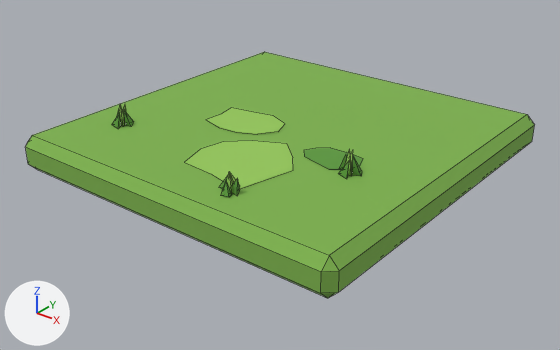
Before and after pictures for a commit that changed the FBX model client/CityBuilder/Assets/_Project/Art/Resources/Models/common/tile_grass.fbx.
Both versions are drawn from a 50 mm camera at (1.201, -1.534, 0.792) aimed at (0.019, -0.056, -0.125). Every picture has the same lights, and +X, +Y and +Z are marked at lower left. The older version comes first. Mesh edges are drawn as thin lines. Where no turn or scale is listed for an object, it has been applied to the vertices.

In view in the first picture: 'tile_grass'.
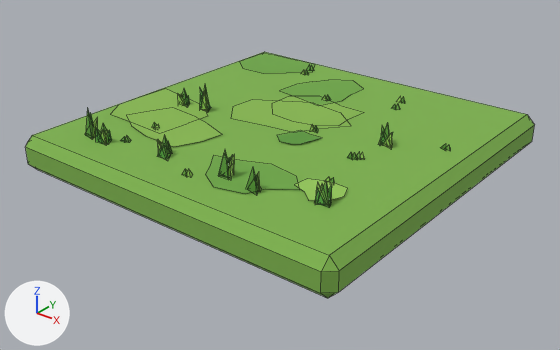
The change, as a list of edits to the scene's bpy script:
```text
Change me_tile_grass:
    used by ob_tile_grass; location = (0.0, 0.0, 0.0)
    verts and faces of me_tile_grass; kept vertices keep their numbers, new ones are numbered from 114
    remove me_tile_grass.from_pydata(...)  # 114 vertices, 89 faces; spans x -0.5..0.5, y -0.5..0.5, z -0.1..0.064
    add me_tile_grass.from_pydata(...)  # 112 vertices, 35 faces; spans x -0.5..0.5, y -0.5..0.5, z -0.1..0.004
    me_tile_grass part 1: the loose piece of 10 vertices spanning x -0.066..0.19, y -0.38..-0.106, z 0.002 is rebuilt with 10 vertices and now spans x -0.014..0.264, y -0.404..-0.227, z 0.003
    me_tile_grass part 2: 16 loose pieces with 70 vertices, spanning x -0.379..0.334, y -0.422..-0.055, z -0.003..0.064, are deleted
    me_tile_grass part 3
    10 vertices are removed from x -0.199..0.016, y -0.136..0.02, z 0.002..0.003
    1 face is deleted
    69 vertices are added at x -0.465..0.142, y -0.303..0.465, z 0.001..0.004
    7 new faces join them
    me_tile_grass part 4
    add verts[174] = (0.363, -0.26, 0.004)  # pixel (344, 196)
    add verts[175] = (0.347, -0.222, 0.004)  # pixel (347, 188)
    add verts[176] = (0.308, -0.218, 0.004)  # pixel (334, 183)
    add verts[177] = (0.28, -0.225, 0.004)  # pixel (323, 180)
    add verts[178] = (0.246, -0.24, 0.004)  # pixel (307, 178)
    add verts[179] = (0.241, -0.282, 0.004)  # pixel (294, 184)
    add verts[180] = (0.28, -0.296, 0.004)  # pixel (304, 191)
    add verts[181] = (0.312, -0.323, 0.004)  # pixel (308, 200)
    add verts[182] = (0.348, -0.3, 0.004)
    add faces += [(174, 175, 176, 177, 178, 179, 180, 181, 182)]
Add me_details:
    me_details.from_pydata(...)  # 320 vertices, 320 faces; spans x -0.364..0.426, y -0.402..0.421, z -0.005..0.081
    me_details.materials.append(mat_m_palette_era1)  # picture img_palette_era1_png
Add ob_details:
    ob_details = bpy.data.objects.new('Details', me_details)
    ob_details.location = (0.0, 0.0, 0.0)
```

Where the change shows, as pixel boxes (x1, y1, x2, y2) in the pictures (560 x 350 px):
'Details', added: after (85, 65, 450, 208)
part 1 of me_tile_grass, rebuilt (13% narrower, 20% shorter): before (185, 141, 293, 189); after (205, 156, 299, 194)
part 2 of me_tile_grass, deleted: before (112, 104, 363, 197)
part 3 of me_tile_grass, built on: before (207, 108, 285, 134); after (111, 54, 364, 147)
part 4 of me_tile_grass, added (green): after (294, 179, 348, 201)
